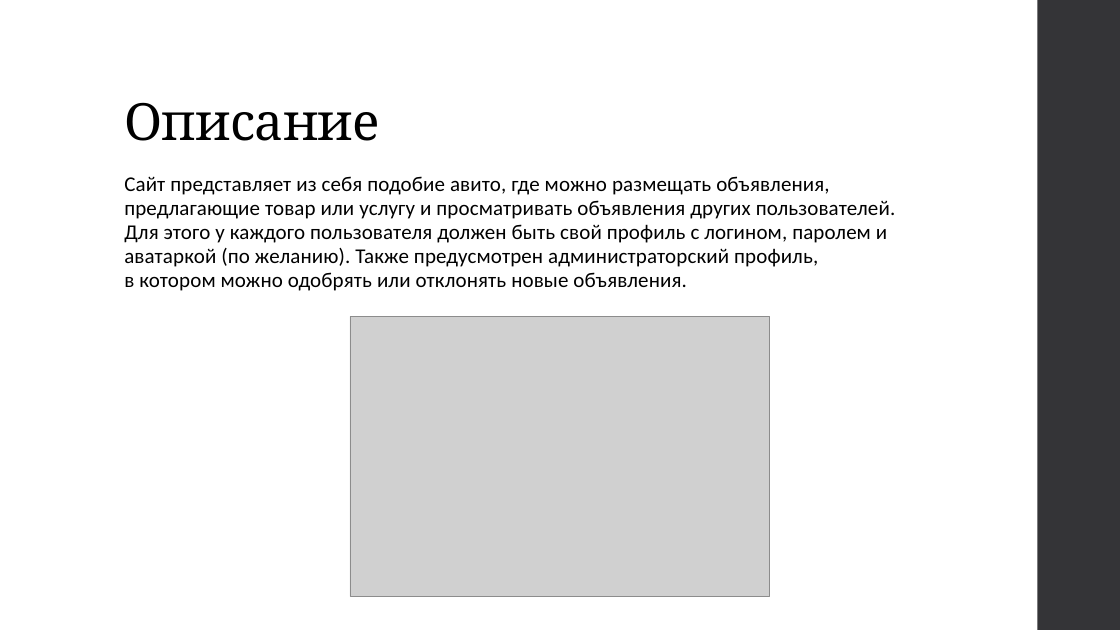
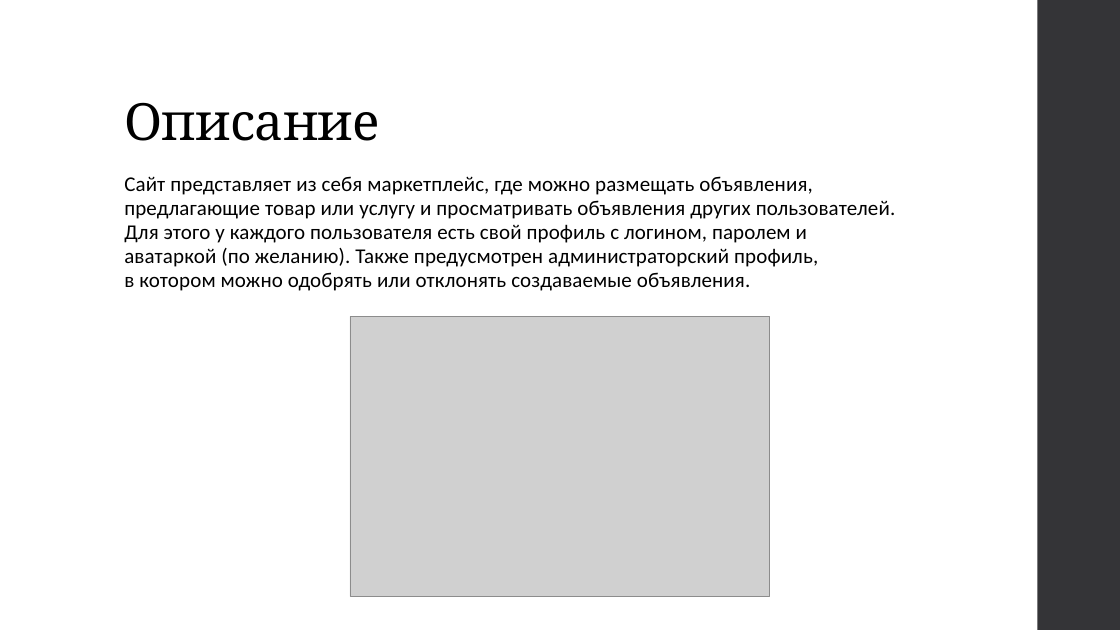
Before and after one commit to Mikhail716662/Project_WEB_Naumov_Anchutin, a slide deck: slide 2 of materials/presentation.pptx. Drawn at 1120x630 pixels with LibreOffice and Linux fonts; fonts in the diff are those of the drawing; grey boxes stand for pictures. Boxes give left, top, right and bottom in pixels: in the first picture for what was removed or moved away, otherwise in the second. Text is boxed around its words. In the diff, an @@ line names an element or a change of style, - is before the commit and + after.

```diff
--- a/materials/presentation.pptx
+++ b/materials/presentation.pptx
@@ text at box(124, 176, 896, 291): text changed @@
-Сайт представляет из себя подобие авито, где можно размещать объявления,
-предлагающие товар или услугу и просматривать объявления других пользователей. Для этого у каждого пользователя должен быть свой профиль с логином, паролем и аватаркой (по желанию). Также предусмотрен администраторский профиль,
-в котором можно одобрять или отклонять новые объявления.
+Сайт представляет из себя маркетплейс, где можно размещать объявления,
+предлагающие товар или услугу и просматривать объявления других пользователей. Для этого у каждого пользователя есть свой профиль с логином, паролем и аватаркой (по желанию). Также предусмотрен администраторский профиль,
+в котором можно одобрять или отклонять создаваемые объявления.
```
Also in this commit, not shown: 3 other slides changed, 1 other file.
